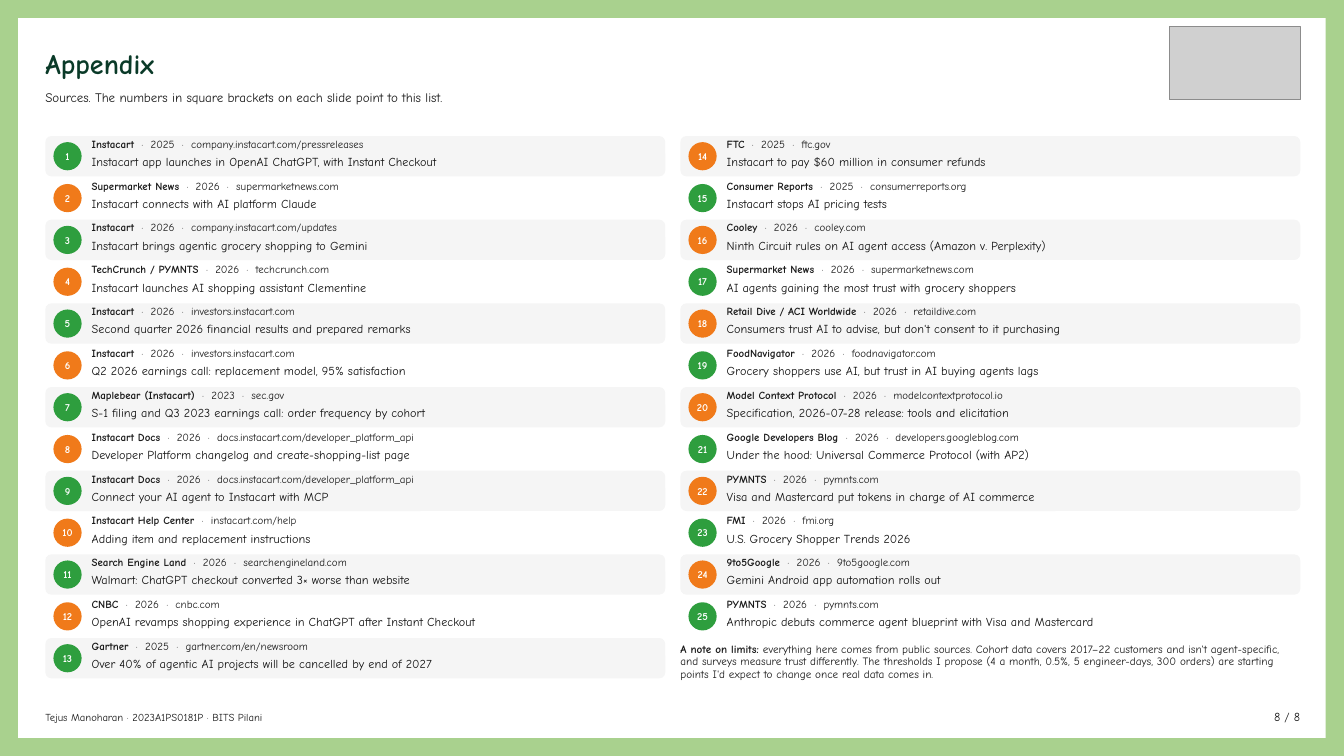
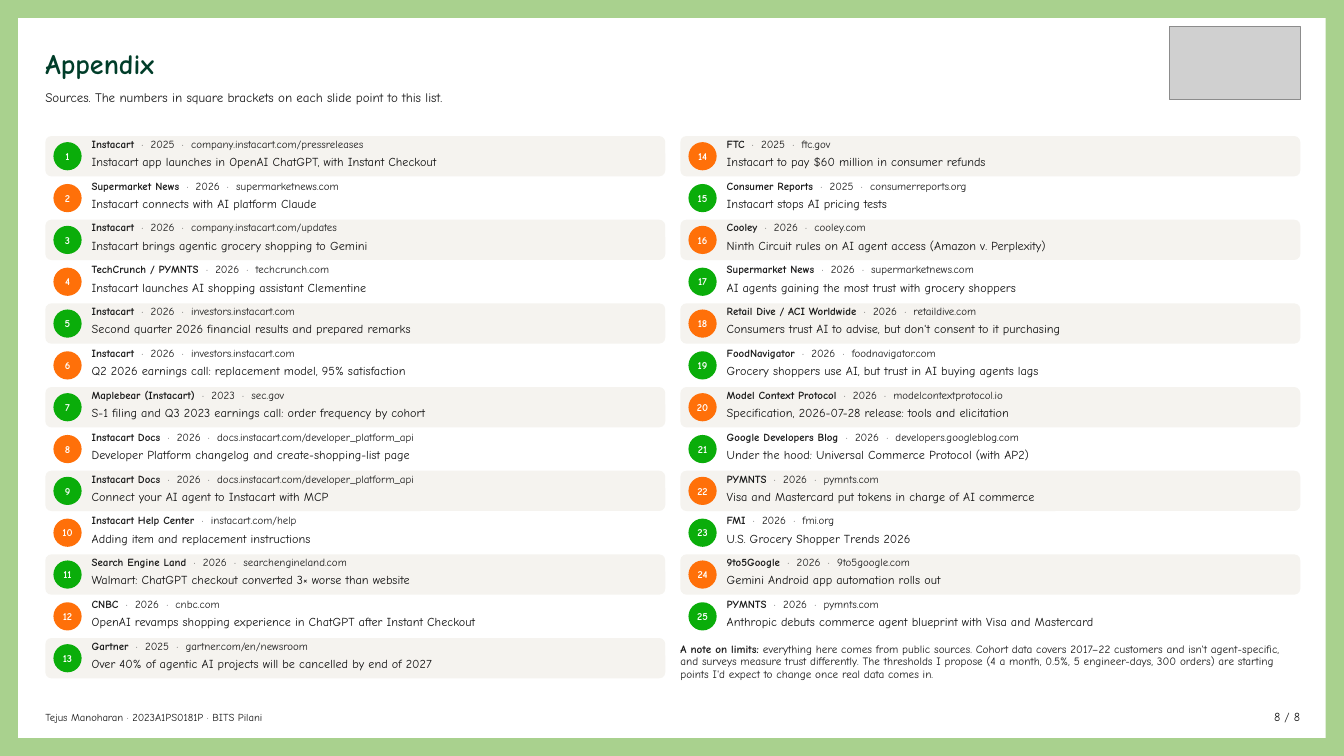
Before and after one commit to Tej-M07/Instacart, a slide deck: slide 8 of TejusManoharan_Instacart_2023A1PS0181P.pptx. Drawn at 1344x756 pixels with LibreOffice and Linux fonts; fonts in the diff are those of the drawing; grey boxes stand for pictures. Boxes give left, top, right and bottom in pixels: in the first picture for what was removed or moved away, otherwise in the second. Text is boxed around its words. In the diff, an @@ line names an element or a change of style, - is before the commit and + after.

```diff
--- a/TejusManoharan_Instacart_2023A1PS0181P.pptx
+++ b/TejusManoharan_Instacart_2023A1PS0181P.pptx
@@ fill #F5F5F5 to #F5F3EF in 13 elements at box(45, 136, 665, 176), box(45, 220, 665, 260), box(45, 303, 665, 344), box(45, 387, 665, 427), box(45, 471, 665, 511), box(45, 555, 665, 595), box(45, 638, 665, 679), box(681, 136, 1301, 176), box(681, 220, 1301, 260), box(681, 303, 1301, 344), box(681, 387, 1301, 427), box(681, 471, 1301, 511), box(681, 555, 1301, 595) @@
@@ fill #F07A1A to #FF7009 in 12 elements at box(53, 184, 82, 212), box(53, 267, 82, 295), box(53, 351, 82, 379), box(53, 435, 82, 463), box(53, 518, 82, 546), box(53, 602, 82, 630), box(689, 142, 717, 170), box(689, 226, 717, 254), box(689, 310, 717, 338), box(689, 393, 717, 421), box(689, 477, 717, 505), box(689, 561, 717, 589) @@
@@ fill #2E9E3E to #0AAD0A in 13 elements at box(53, 142, 82, 170), box(53, 226, 82, 254), box(53, 310, 82, 338), box(53, 393, 82, 421), box(53, 477, 82, 505), box(53, 561, 82, 589), box(53, 644, 82, 673), box(689, 184, 717, 212), box(689, 267, 717, 295), box(689, 351, 717, 379), box(689, 435, 717, 463), box(689, 518, 717, 546), box(689, 602, 717, 630) @@
```
Also in this commit, not shown: 7 other slides changed, 1 other file.
